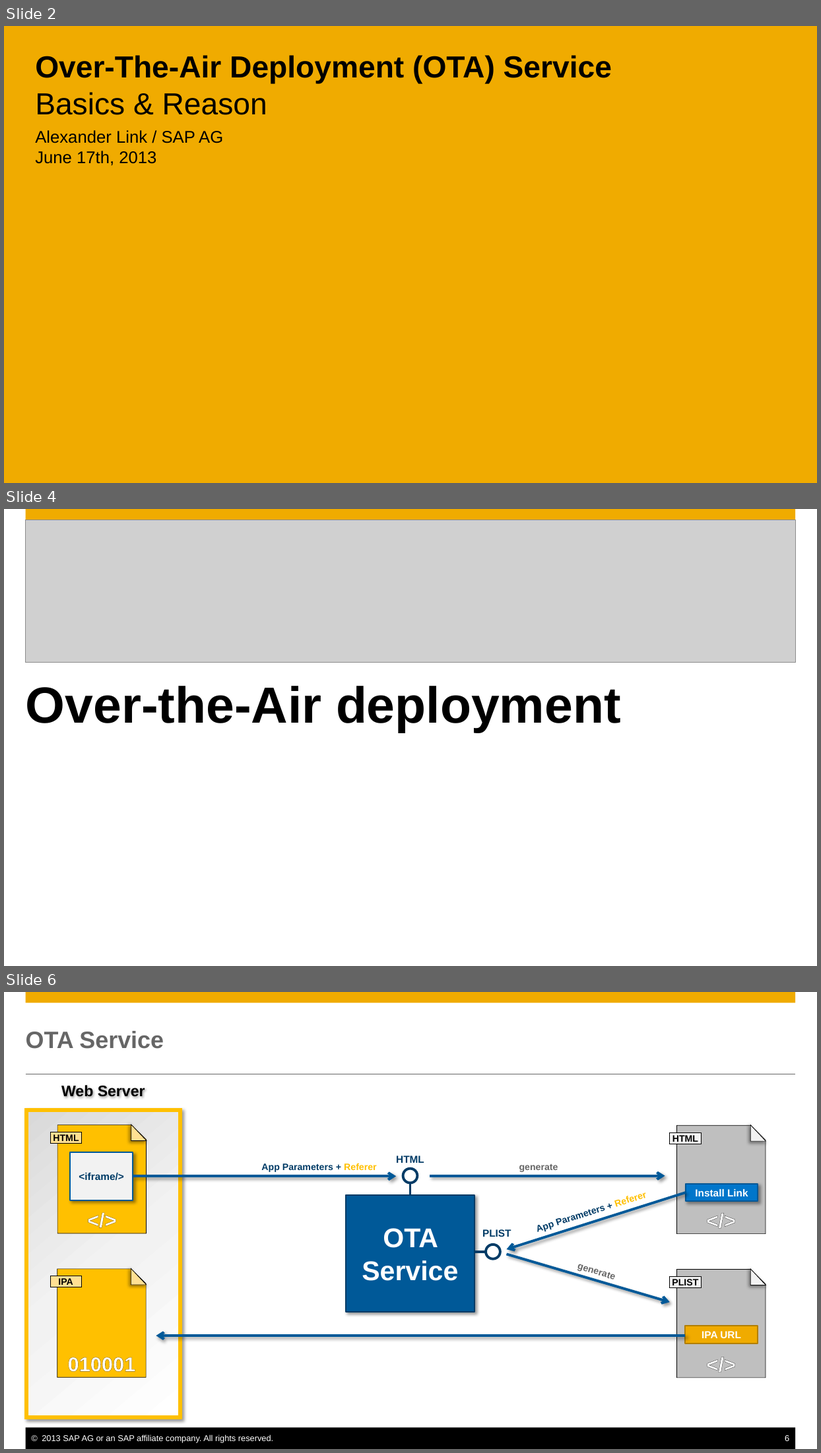
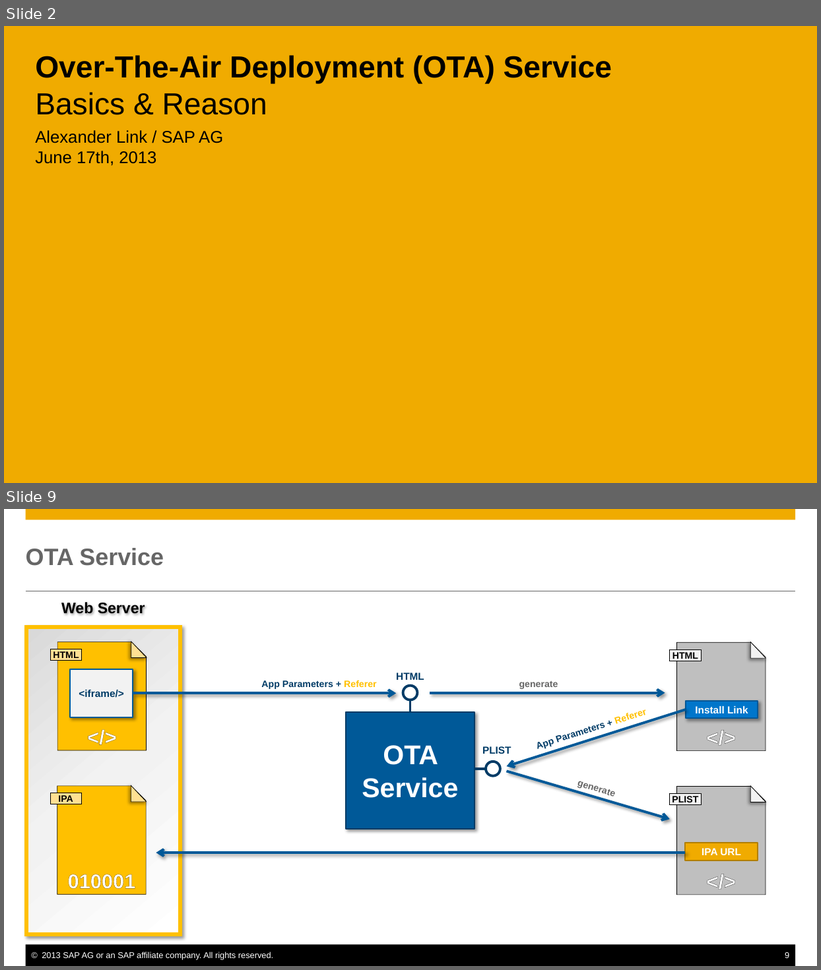
Before and after one commit to marcusholl/OTAService, a slide deck: docs/OTAService.pptx. Shown one above the other, each under a label of ours: slides 2, 4 and 6 before the commit, slides 2 and 9 after it; the slides between them are not shown. The pictures are 821x1453 and 821x970 pixels, drawn with LibreOffice and Linux fonts; fonts in the diff are those of the drawing; grey boxes stand for pictures; background and template pictures are left out. Boxes give left, top, right and bottom in pixels: in the first picture for what was removed or moved away, otherwise in the second. Text is boxed around its words. In the diff, an @@ line names an element or a change of style, - is before the commit and + after.

```diff
--- a/docs/OTAService.pptx
+++ b/docs/OTAService.pptx
@@ slide 4 removed at box(4, 509, 817, 966), background #FFFFFF; not listed: 1 template element that a slide beside it also shows @@
@@ picture removed at box(25, 520, 795, 663) @@
@@ title removed at box(26, 686, 621, 732) @@
-Over-the-Air deployment
@@ what was slide 6 is now slide 9 @@
@@ page number at box(785, 953, 789, 958): text changed @@
-6
+9
```
Also in this commit, not shown: 3 slides changed, 4 slides added.
